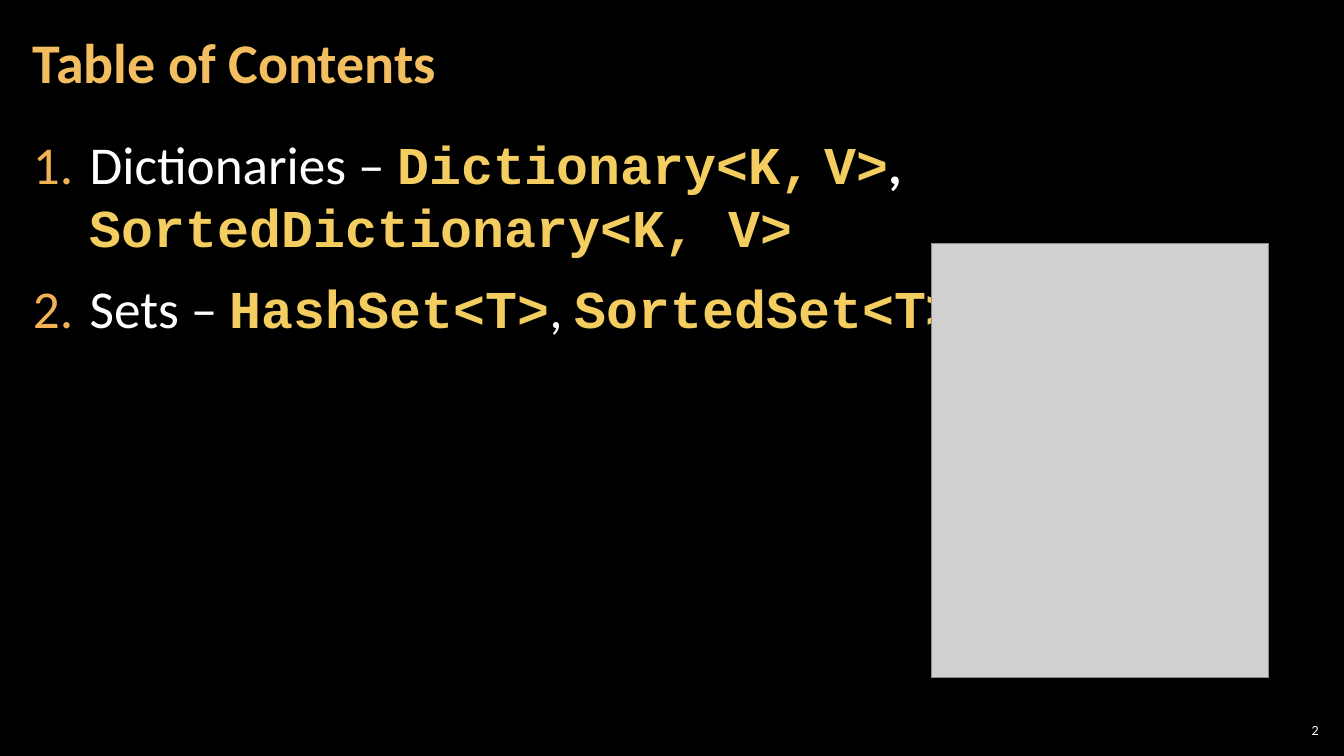
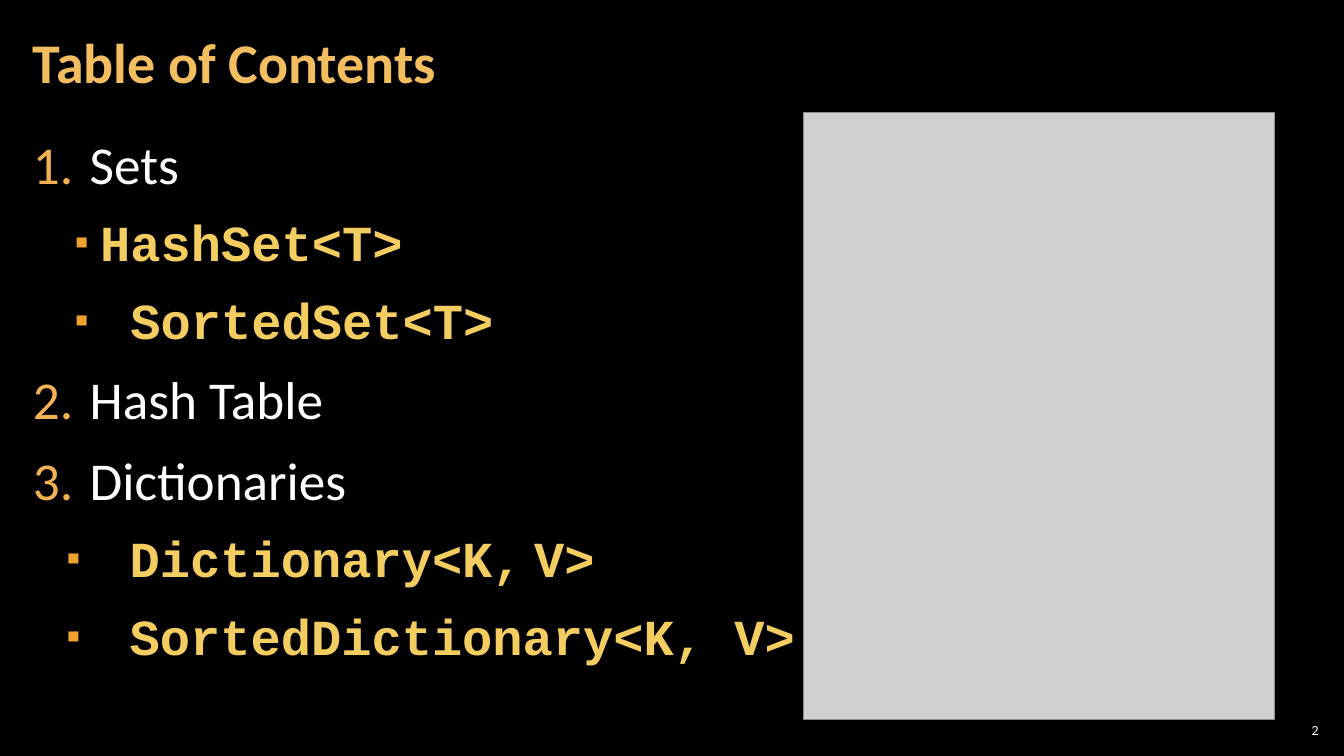
Before and after one commit to GoldenR1618/SoftUni-Exercises-and-Exams, a slide deck: slide 2 of 05.C#_Advanced/02.SETS_AND_DICTIONARIES/02. CSharp-Advanced-Sets-And-Dictionaries.pptx. Drawn at 1344x756 pixels with LibreOffice and Linux fonts; fonts in the diff are those of the drawing; grey boxes stand for pictures; background and template pictures are left out. Boxes give left, top, right and bottom in pixels: in the first picture for what was removed or moved away, otherwise in the second. Text is boxed around its words. In the diff, an @@ line names an element or a change of style, - is before the commit and + after.

Commit message:
Edit CSharp-Advanced-Sets-And-Dictionaries-Lab.docx and CSharp-Advanced-Sets-And-Dictionaries.pptx

```diff
--- a/05.C#_Advanced/02.SETS_AND_DICTIONARIES/02. CSharp-Advanced-Sets-And-Dictionaries.pptx
+++ b/05.C#_Advanced/02.SETS_AND_DICTIONARIES/02. CSharp-Advanced-Sets-And-Dictionaries.pptx
@@ picture: place and size @@
-picture at <box>932,244,1268,679</box>
+picture at <box>804,113,1274,720</box>
@@ text at <box>90,149,794,666</box>: text changed; size 38 to 36 pt @@
-1. Dictionaries – Dictionary<K, V>, SortedDictionary<K, V>
-2. Sets – HashSet<T>, SortedSet<T>
+1. Sets
+  ▪ HashSet<T>
+  ▪ SortedSet<T>
+2. Hash Table
+3. Dictionaries
+  ▪ Dictionary<K, V>
+  ▪ SortedDictionary<K, V>
```
Also in this commit, not shown: 5 other slides changed, 20 slides added, 1 other file.
